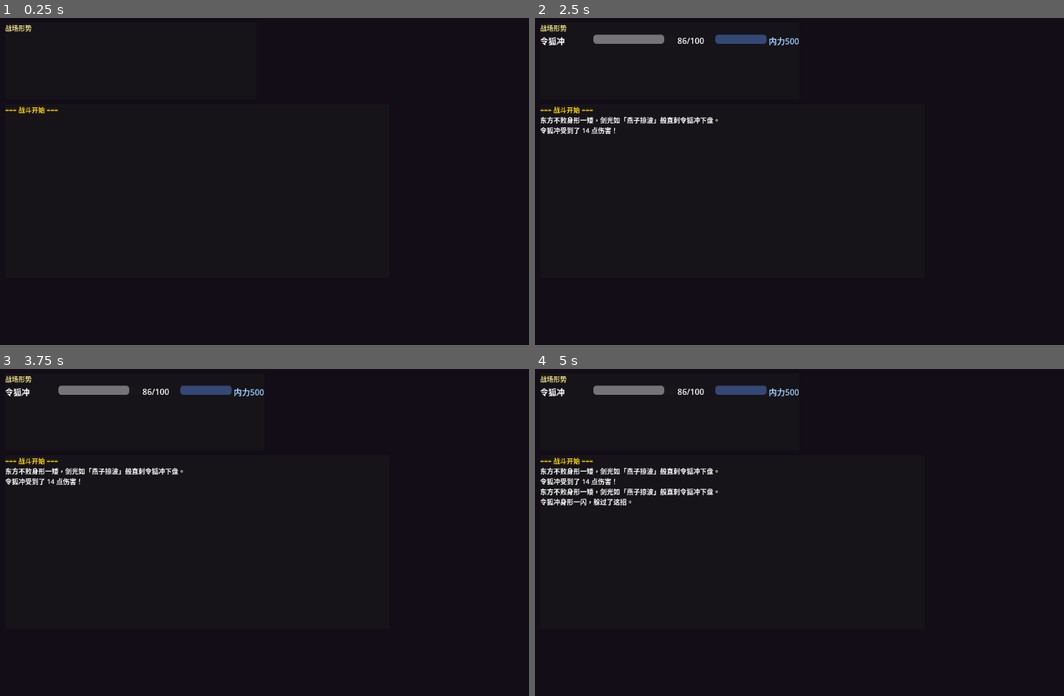
Above: before the commit, frames 1-4 (two rows, left to right).
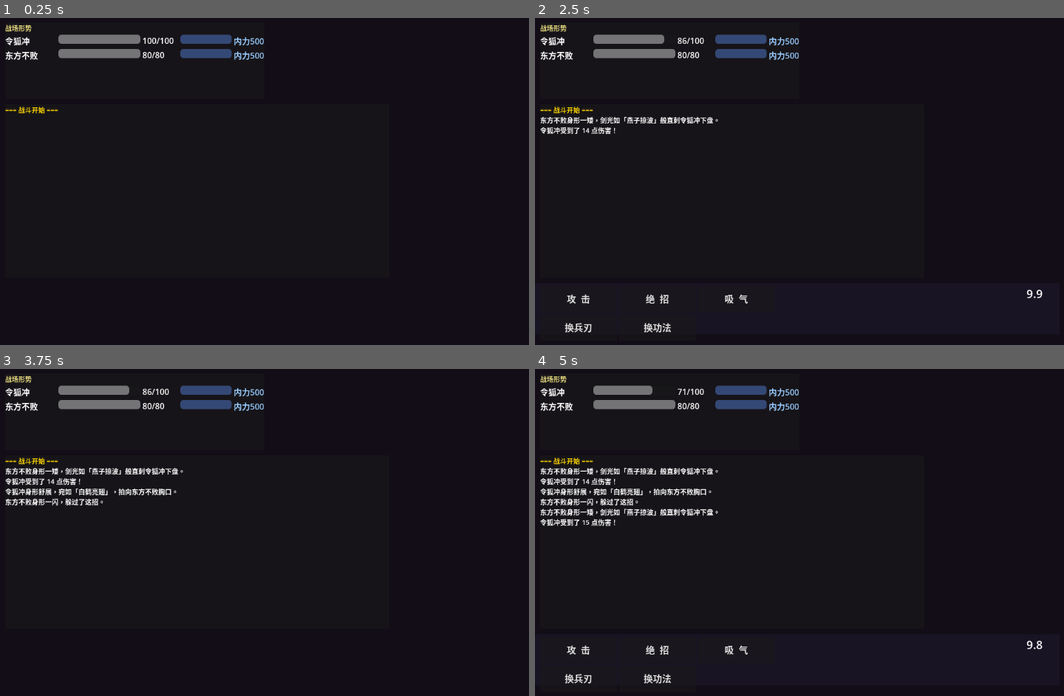
Above: after the commit, the same moments.

Repository: wolflinght/godottest
Game: Godot game, scene res://scenes/battle/BattleScene.tscn
Two runs of this game, one before a commit and one after it. Both use one fixed random seed, a clock stepped at 60 frames per second and the inputs below. This scene is started directly instead of the project's main scene.
Inputs (mouse positions are in pixels of both pictures, inside the frame that each line leads up to):
- Up to frame 1 (0.25 s): no input
- Up to frame 2 (2.5 s): tap Enter at 0.5 s; tap Space at 1.25 s
- Up to frame 3 (3.75 s): click (42, 650) at 2.75 s, where only the run after the commit has a clickable "攻 击"; tap Enter at 3.5 s
- Up to frame 4 (5 s): tap Space at 4.25 s

The runs differ from the first frame. In frame 1, 1.9% of the frame differs, in the area x 0-50%, y 4-13%; in frame 2, 1.4%; in frame 3, 1.6%; in frame 4, 3.0%, in the area x 0-96%, y 4-97%.

Commit message:
Fix single-player RPC issues
- BattleServer: broadcast initial status of all combatants on start
- BattleServer: _grant_action calls client directly when peer is local
- BattleClient: all send_* functions call server directly when is_server()
  instead of rpc_id(1, ...) which fails on self in single-player

Co-Authored-By: Claude Sonnet 4.6 <noreply@anthropic.com>

Diff:
--- a/scripts/systems/BattleClient.gd
+++ b/scripts/systems/BattleClient.gd
@@ -27,7 +27,10 @@
 	_countdown -= delta
 	if _countdown <= 0.0:
 		_has_action = false
-		battle_server.c2s_attack.rpc_id(1, local_peer_id)
+		if multiplayer.is_server():
+			battle_server.c2s_attack(local_peer_id)
+		else:
+			battle_server.c2s_attack.rpc_id(1, local_peer_id)
 
 # ============================================================
 # 接收服务器广播（服务器调用这些函数广播到所有客户端）
@@ -66,31 +69,46 @@
 	if not _has_action:
 		return
 	_has_action = false
-	battle_server.c2s_attack.rpc_id(1, local_peer_id)
+	if multiplayer.is_server():
+		battle_server.c2s_attack(local_peer_id)
+	else:
+		battle_server.c2s_attack.rpc_id(1, local_peer_id)
 
 func send_ultimate(target_peer_id: int) -> void:
 	if not _has_action:
 		return
 	_has_action = false
-	battle_server.c2s_ultimate.rpc_id(1, local_peer_id, target_peer_id)
+	if multiplayer.is_server():
+		battle_server.c2s_ultimate(local_peer_id, target_peer_id)
+	else:
+		battle_server.c2s_ultimate.rpc_id(1, local_peer_id, target_peer_id)
 
 func send_absorb() -> void:
 	if not _has_action:
 		return
 	_has_action = false
-	battle_server.c2s_absorb.rpc_id(1, local_peer_id)
+	if multiplayer.is_server():
+		battle_server.c2s_absorb(local_peer_id)
+	else:
+		battle_server.c2s_absorb.rpc_id(1, local_peer_id)
 
 func send_switch_weapon(weapon_res_path: String) -> void:
 	if not _has_action:
 		return
 	_has_action = false
-	battle_server.c2s_switch_weapon.rpc_id(1, local_peer_id, weapon_res_path)
+	if multiplayer.is_server():
+		battle_server.c2s_switch_weapon(local_peer_id, weapon_res_path)
+	else:
+		battle_server.c2s_switch_weapon.rpc_id(1, local_peer_id, weapon_res_path)
 
 func send_switch_art(art_res_path: String) -> void:
 	if not _has_action:
 		return
 	_has_action = false
-	battle_server.c2s_switch_art.rpc_id(1, local_peer_id, art_res_path)
+	if multiplayer.is_server():
+		battle_server.c2s_switch_art(local_peer_id, art_res_path)
+	else:
+		battle_server.c2s_switch_art.rpc_id(1, local_peer_id, art_res_path)
 
 func get_countdown() -> float:
 	return _countdown if _has_action else 0.0
--- a/scripts/systems/BattleServer.gd
+++ b/scripts/systems/BattleServer.gd
@@ -42,6 +42,9 @@
 	_battle_active = true
 	# 广播战斗开始
 	_client.receive_battle_start.rpc()
+	# 广播所有角色初始状态
+	for c in combatants:
+		_client.receive_status.rpc(_pack_status(c))
 
 # ============================================================
 # 时间轴 Tick（_process 驱动）
@@ -86,9 +89,14 @@
 
 func _grant_action(c: CombatantData) -> void:
 	if c.is_player:
-		# 通知对应客户端
 		_timeout_timers[c.peer_id] = PLAYER_TIMEOUT
-		_client.receive_turn_start.rpc_id(c.peer_id, c.peer_id)
+		var local_id := multiplayer.get_unique_id()
+		if c.peer_id == local_id:
+			# 单机或本机玩家：直接本地调用
+			_client.receive_turn_start(c.peer_id)
+		else:
+			# 联机远端玩家
+			_client.receive_turn_start.rpc_id(c.peer_id, c.peer_id)
 	else:
 		# NPC 立即 AI 决策
 		_npc_decide(c)
@@ -187,7 +195,8 @@
 
 	var mp_cost := 50
 	if actor.current_mp < mp_cost:
-		_client.receive_turn_start.rpc_id(actor.peer_id, actor.peer_id)  # 内力不足，重新给行动权
+		_client.receive_log.rpc("内力不足，无法吸气！")
+		_grant_action(actor)  # 内力不足，重新给行动权
 		return
 
 	actor.current_mp -= mp_cost
